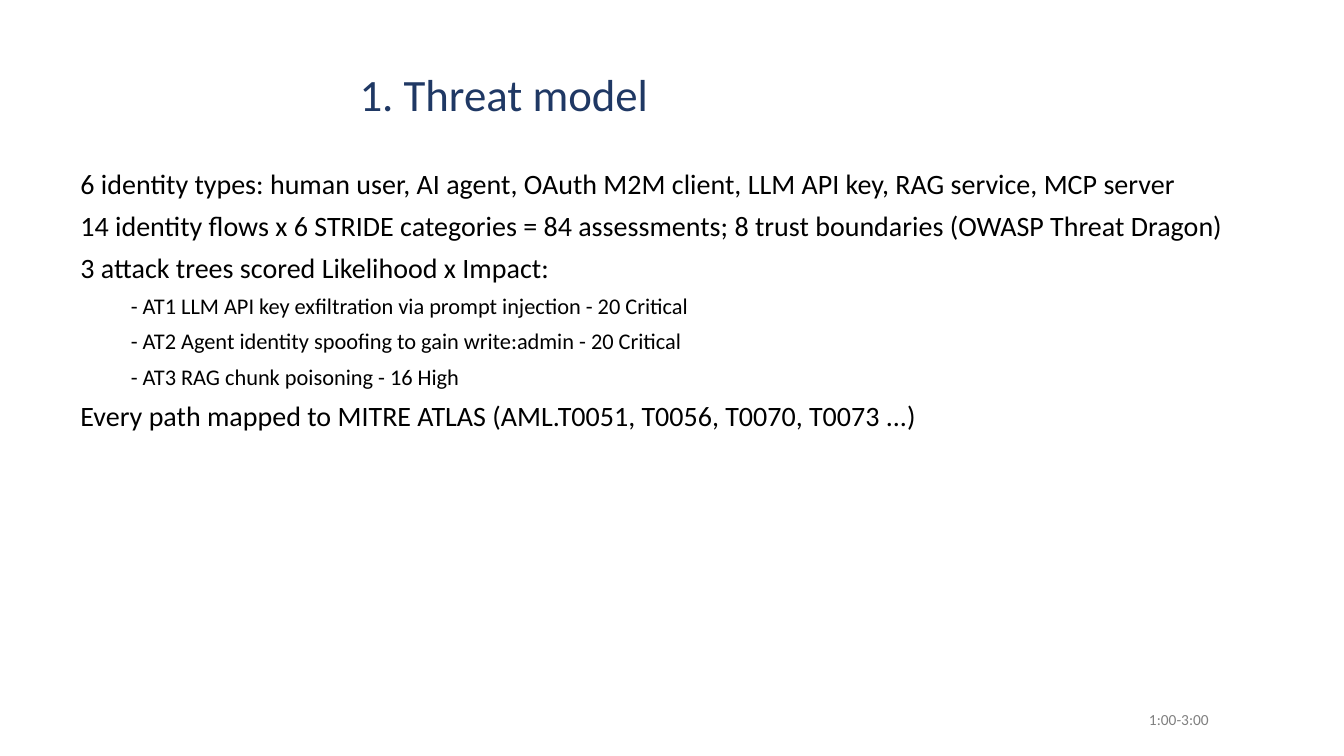
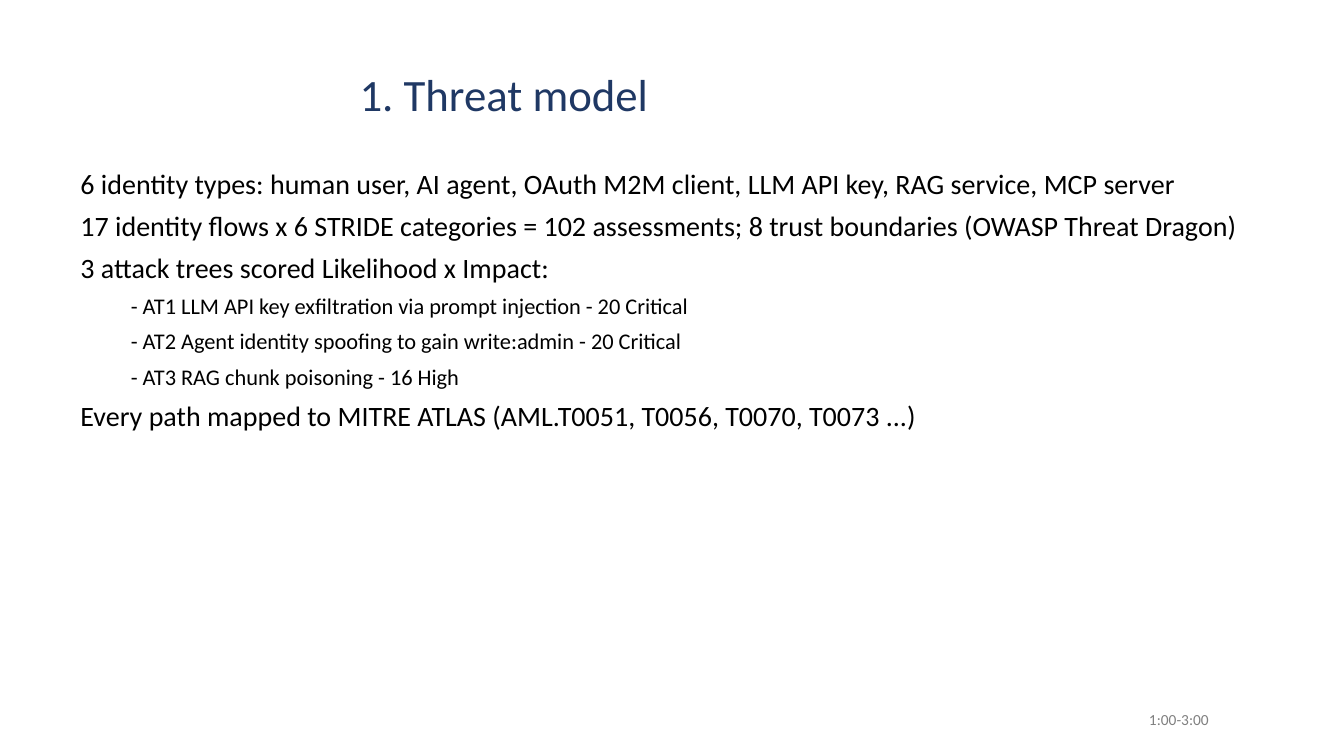
Before and after one commit to Varun-Mohanta/capstone-ai-id-secure, a slide deck: slide 3 of 05-policy/Capstone-Presentation.pptx. Drawn at 1344x756 pixels with LibreOffice and Linux fonts; fonts in the diff are those of the drawing. Boxes give left, top, right and bottom in pixels: in the first picture for what was removed or moved away, otherwise in the second. Text is boxed around its words. In the diff, an @@ line names an element or a change of style, - is before the commit and + after.

```diff
--- a/05-policy/Capstone-Presentation.pptx
+++ b/05-policy/Capstone-Presentation.pptx
@@ text at [80,215,1236,241]: text changed @@
-14 identity flows x 6 STRIDE categories = 84 assessments; 8 trust boundaries (OWASP Threat Dragon)
+17 identity flows x 6 STRIDE categories = 102 assessments; 8 trust boundaries (OWASP Threat Dragon)
```
Also in this commit, not shown: 4 other files.
